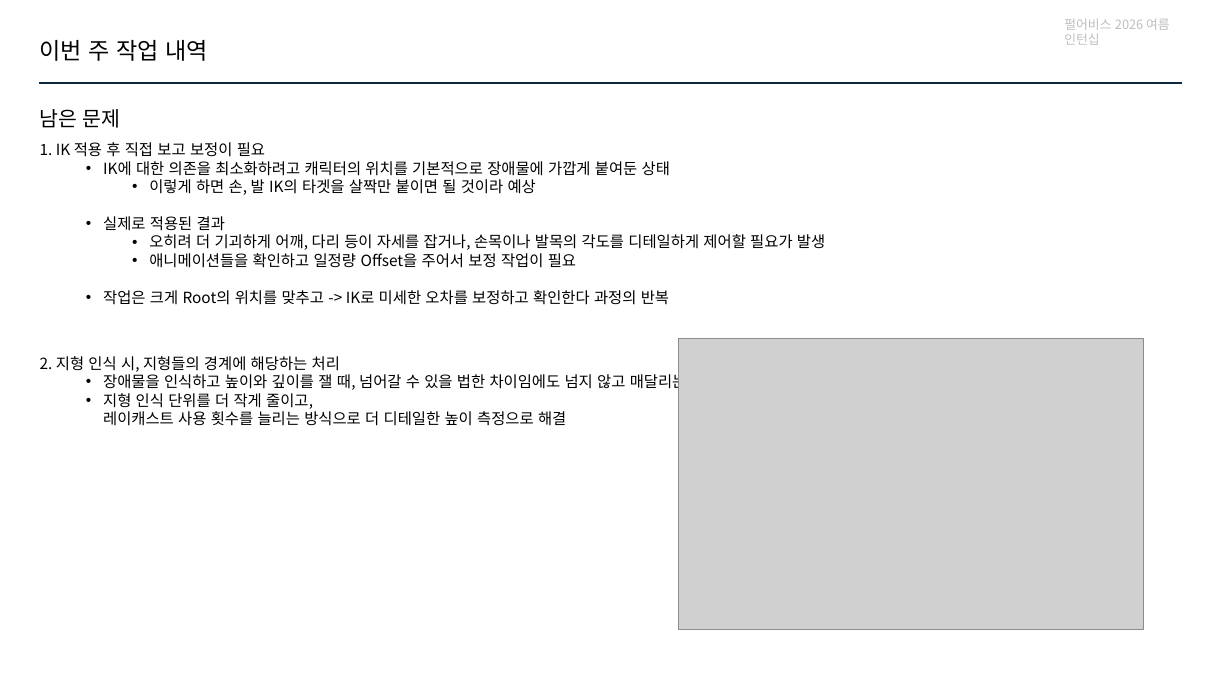
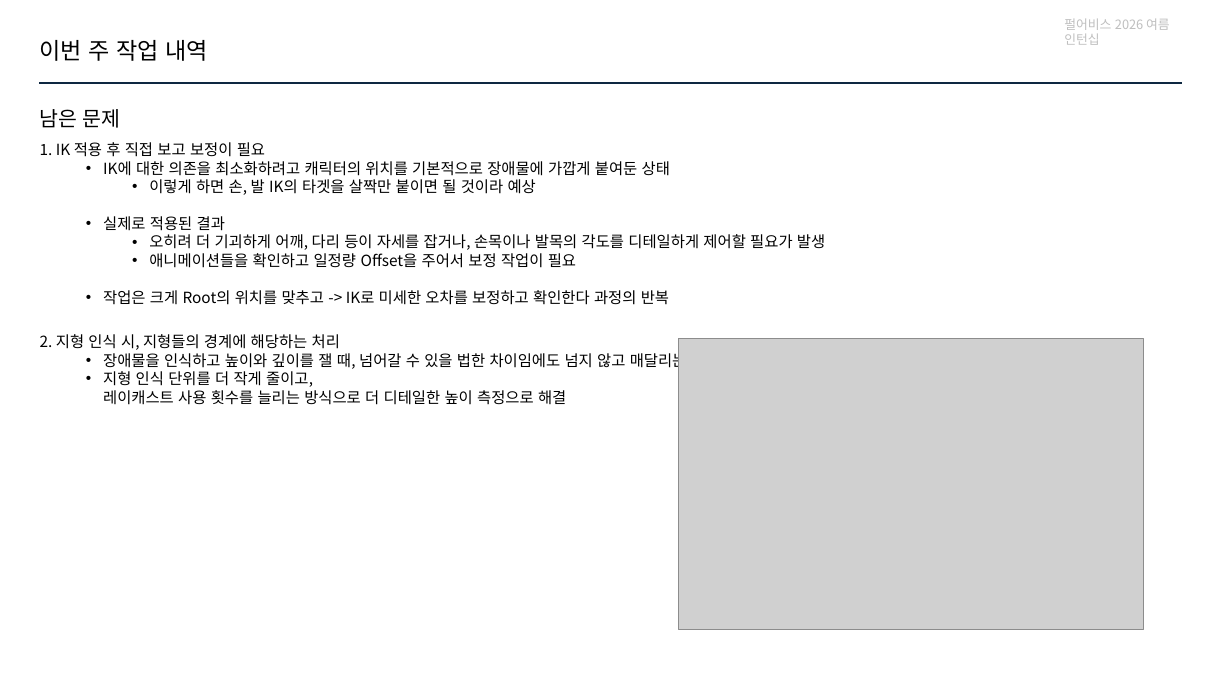
Before and after one commit to jhk0701/PA26-Character-Animation-Parkour, a slide deck: slide 9 of PPT/week5.pptx. Drawn at 1232x693 pixels with LibreOffice and Linux fonts; fonts in the diff are those of the drawing; grey boxes stand for pictures. Boxes give left, top, right and bottom in pixels: in the first picture for what was removed or moved away, otherwise in the second. Text is boxed around its words. In the diff, an @@ line names an element or a change of style, - is before the commit and + after.

```diff
--- a/PPT/week5.pptx
+++ b/PPT/week5.pptx
@@ text "2. 지형 인식 시, 지형들의 ...": place and size @@
-text "2. 지형 인식 시, 지형들의 ..." at (40,356,687,426)
+text "2. 지형 인식 시, 지형들의 ..." at (40,334,687,405)
```
Also in this commit, not shown: 2 other slides changed, 11 other files.
